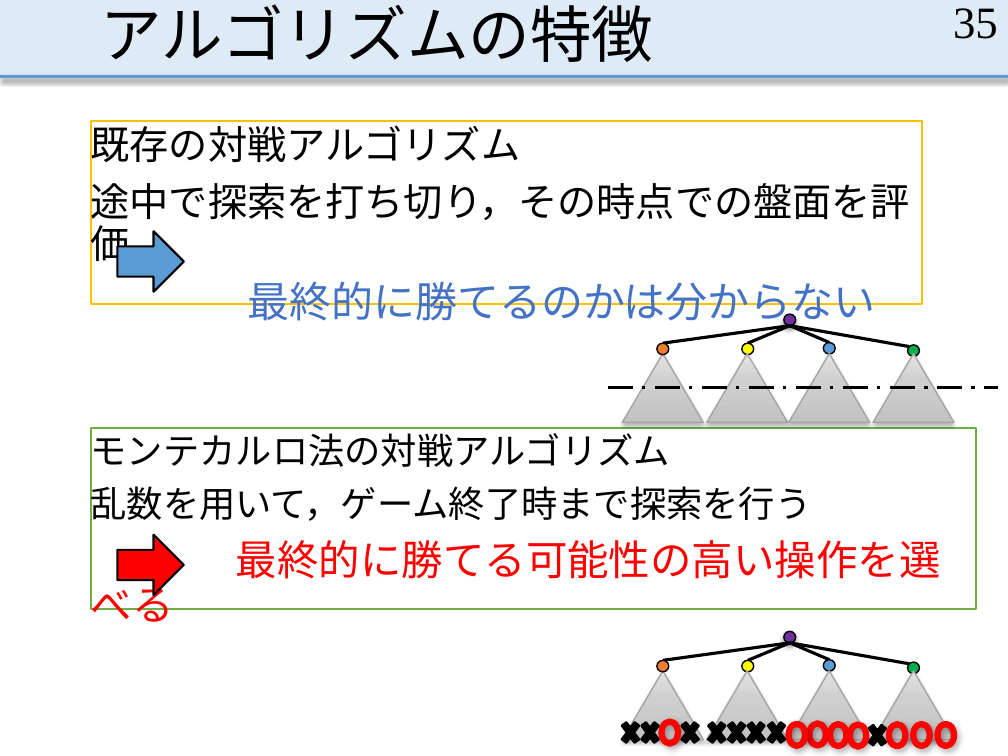
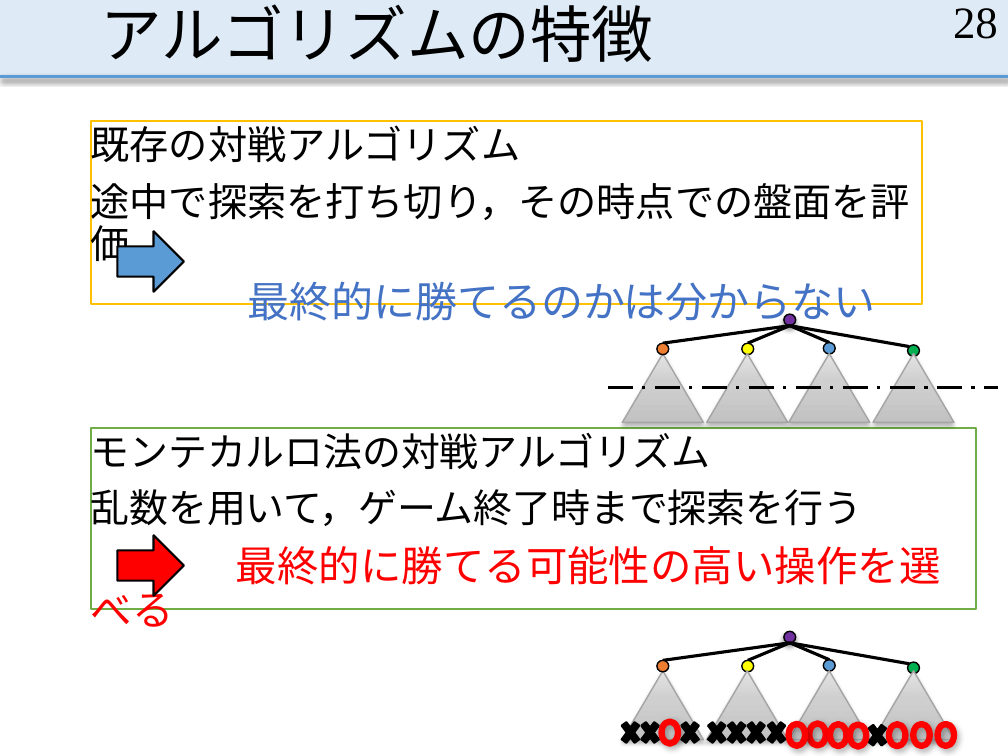
Before and after one commit to MasayaOda/SR, a slide deck: slide 28 of 小田卒論発表 - コピー.pptx (slide 35 before the commit). Drawn at 1008x756 pixels with LibreOffice and Linux fonts; fonts in the diff are those of the drawing. Boxes give left, top, right and bottom in pixels: in the first picture for what was removed or moved away, otherwise in the second. Text is boxed around its words. In the diff, an @@ line names an element or a change of style, - is before the commit and + after.

```diff
--- a/小田卒論発表 - コピー.pptx
+++ b/小田卒論発表 - コピー.pptx
@@ page number at (953, 8, 998, 39): text changed @@
-35
+28
@@ text in rectangle at (91, 427, 862, 533): size 25.9 to 27.8 pt in "モンテカルロ法の対戦アルゴリズム", "乱数を用いて，ゲーム終了時まで探索を行う" @@
```
Also in this commit, not shown: 22 other slides changed, 1 slide added, 2 slides removed, 1 other file.
